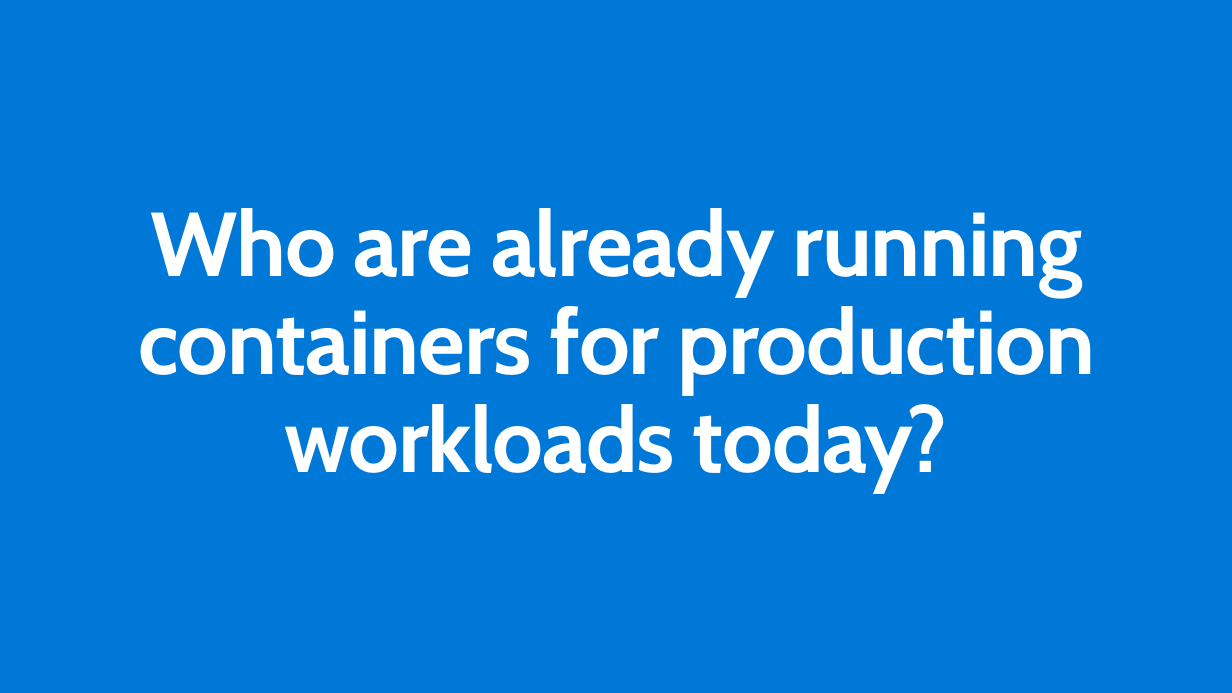
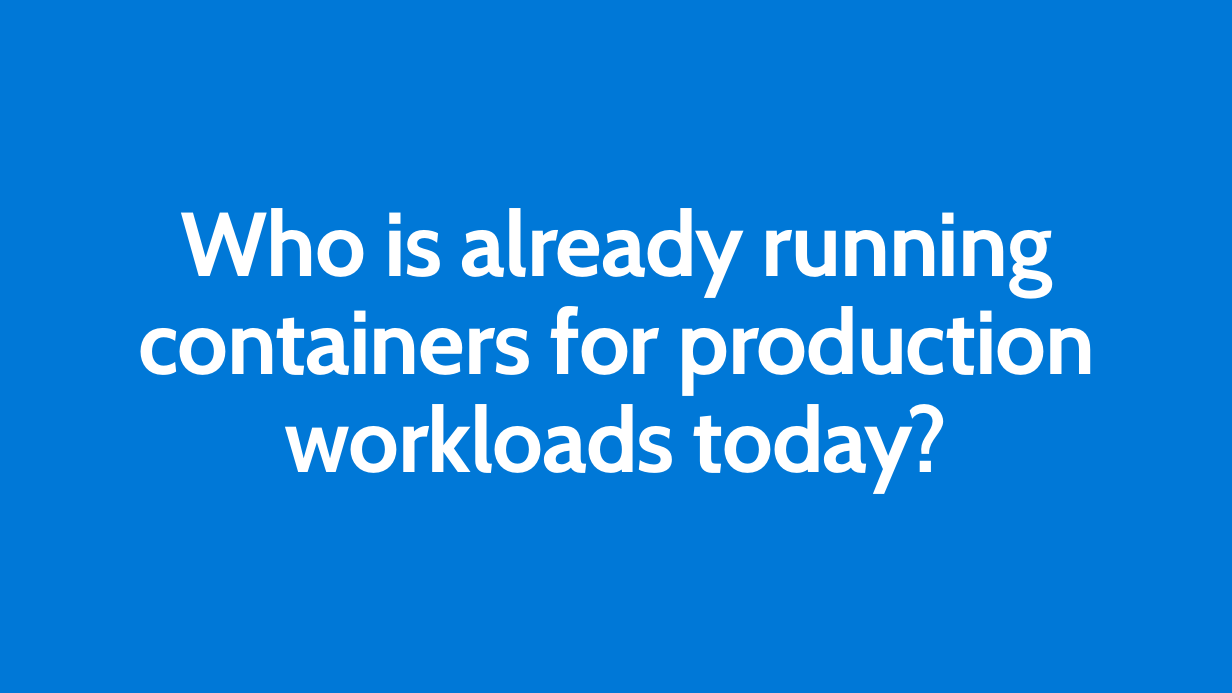
Before and after one commit to ActiveSolution/aiw-cloud-native, a slide deck: slide 16 of AIW Cloud Native.pptx. Drawn at 1232x693 pixels with LibreOffice and Linux fonts; fonts in the diff are those of the drawing. Boxes give left, top, right and bottom in pixels: in the first picture for what was removed or moved away, otherwise in the second. Text is boxed around its words. In the diff, an @@ line names an element or a change of style, - is before the commit and + after.

```diff
--- a/AIW Cloud Native.pptx
+++ b/AIW Cloud Native.pptx
@@ title at bbox=[139, 208, 1096, 492]: text changed @@
-Who are already running containers for production workloads today?
+Who is already running containers for production workloads today?
```
Also in this commit, not shown: 6 other slides changed, 2 slides added.
